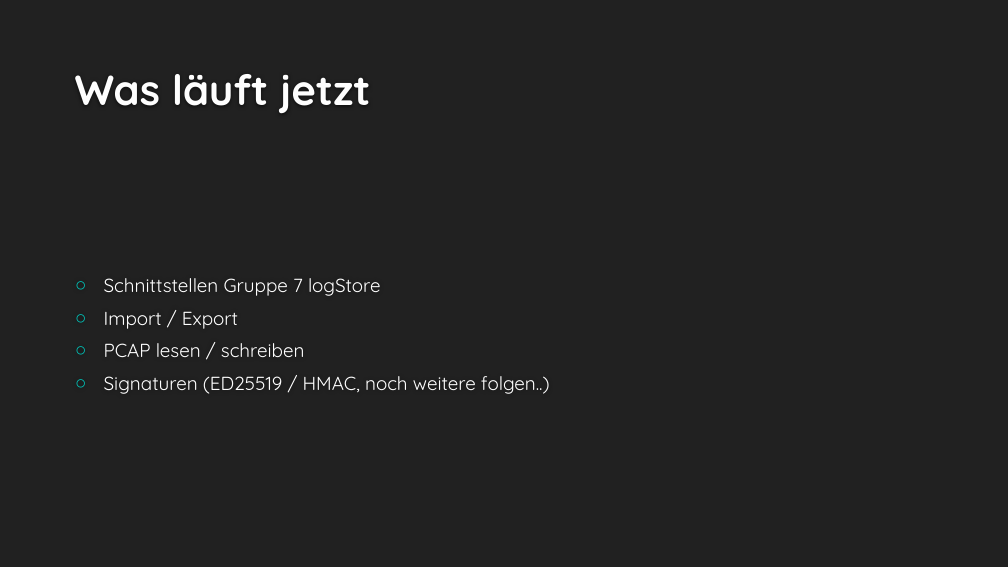
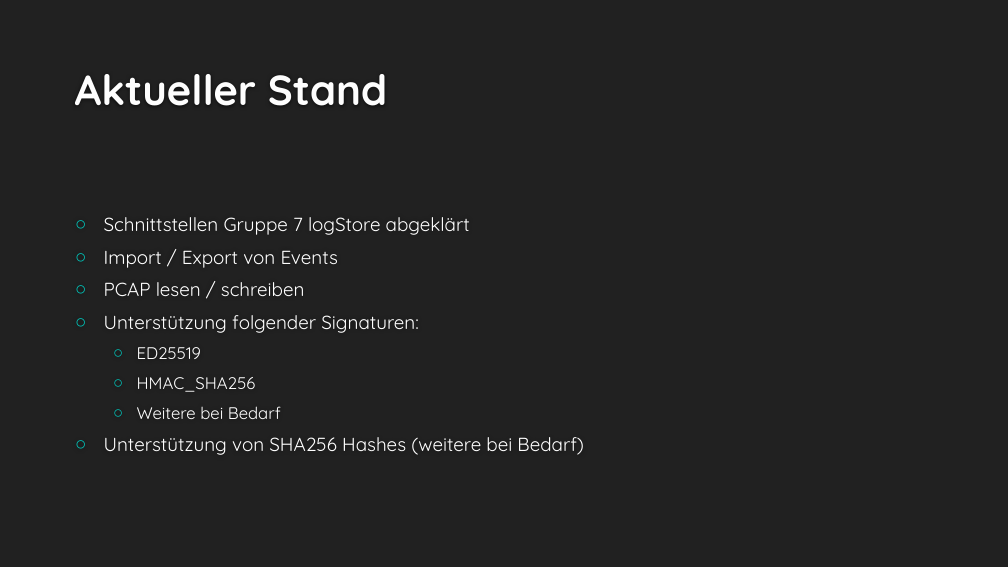
Before and after one commit to cn-uofbasel/BACnet, a slide deck: slide 7 of groups/04-logMerge/kurzpresi.pptx (slide 3 before the commit). Drawn at 1008x567 pixels with LibreOffice and Linux fonts; fonts in the diff are those of the drawing; background and template pictures are left out. Boxes give left, top, right and bottom in pixels: in the first picture for what was removed or moved away, otherwise in the second. Text is boxed around its words. In the diff, an @@ line names an element or a change of style, - is before the commit and + after.

Commit message:
finished presentation

```diff
--- a/groups/04-logMerge/kurzpresi.pptx
+++ b/groups/04-logMerge/kurzpresi.pptx
@@ title at [75,74,388,106]: text changed @@
-Was läuft jetzt
+Aktueller Stand
@@ text at [104,217,470,268]: text changed @@
-○ Schnittstellen Gruppe 7 logStore
-○ Import / Export
+○ Schnittstellen Gruppe 7 logStore abgeklärt
+○ Import / Export von Events
@@ text at [104,315,584,455]: text changed @@
-○ Signaturen (ED25519 / HMAC, noch weitere folgen..)
+○ Unterstützung folgender Signaturen:
+  ○ ED25519
+  ○ HMAC_SHA256
+  ○ Weitere bei Bedarf
+○ Unterstützung von SHA256 Hashes (weitere bei Bedarf)
```
Also in this commit, not shown: 3 other slides changed, 5 slides added, 1 slide removed, 1 other file.
